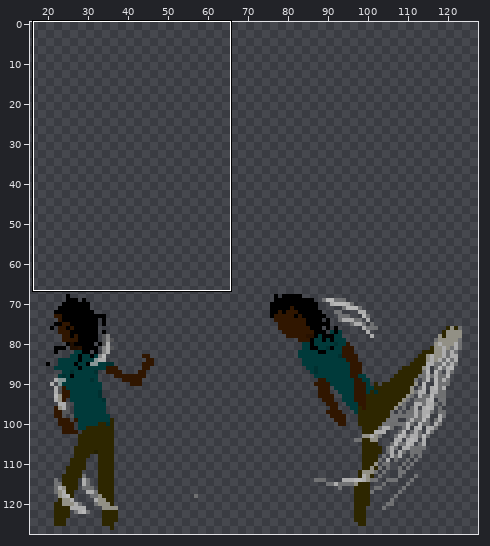
Two versions of one sprite sheet, gdx-game-android/assets/hero-attack-2.png. Above: a wide view before the commit, with the close-up outlined.
Close-up. Before the edit:
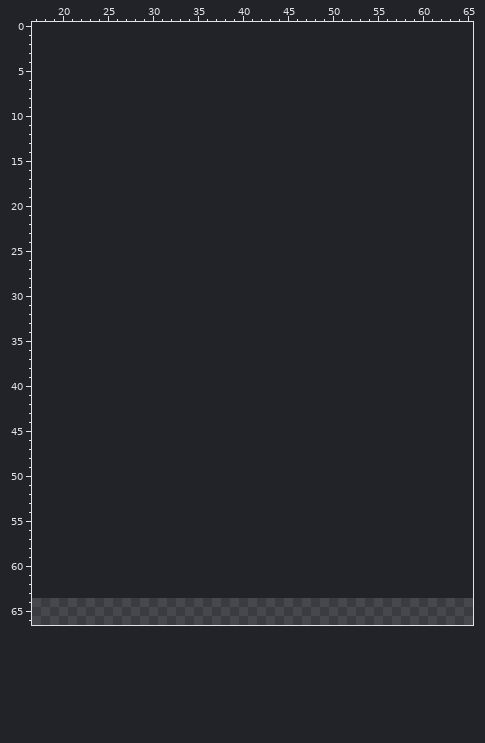
The file is 128x64 pixels. Pixels under 10% opacity are left out. Colours within 5 levels of each other are drawn and written as one. Shown: x 17..65, y 0..66. The old version is drawn lined up with the new one, on the new canvas. The wide view leaves out empty margins. The commit also changed other parts of the picture, which this record leaves out.
New version:
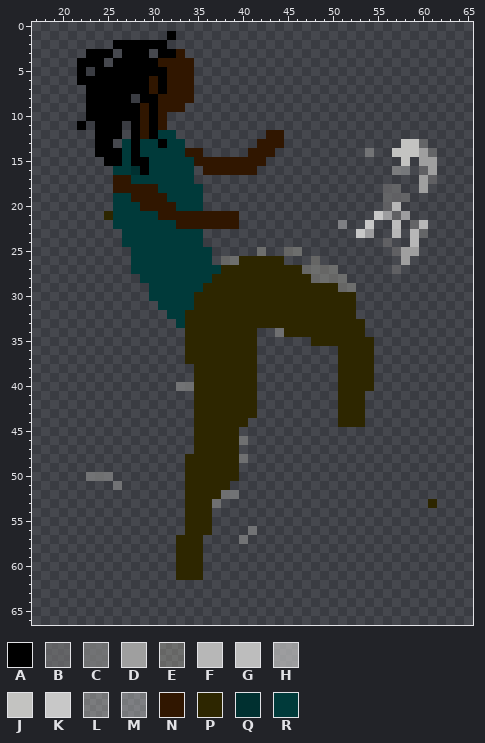
Palette (. is transparent): A #000000  B #757575a3  C #858585b4  D #9f9f9f  E #b3b1a35c  F #b7b7b7  G #bdbdbd  H #c1c1c1b4  J #c3c3c1  K #c8c8c8  L #d8d7d35c  M #e1e1e15c  N #301600  P #2d2600  Q #003030  R #003a3a
Difference:
canvas 128x64 -> 128x128, the old top-left corner now at 0,64
@@ x 17..65 @@
  0 .................................................
- 1 .................................................
- 2 .................................................
- 3 .................................................
- 4 .................................................
- 5 .................................................
- 6 .................................................
- 7 .................................................
- 8 .................................................
- 9 .................................................
-10 .................................................
-11 .................................................
-12 .................................................
-13 .................................................
-14 .................................................
-15 .................................................
-16 .................................................
-17 .................................................
-18 .................................................
-19 .................................................
-20 .................................................
-21 .................................................
-22 .................................................
-23 .................................................
-24 .................................................
-25 .................................................
-26 .................................................
-27 .................................................
-28 .................................................
-29 .................................................
-30 .................................................
-31 .................................................
-32 .................................................
-33 .................................................
-34 .................................................
-35 .................................................
-36 .................................................
-37 .................................................
-38 .................................................
-39 .................................................
-40 .................................................
-41 .................................................
-42 .................................................
-43 .................................................
-44 .................................................
-45 .................................................
-46 .................................................
-47 .................................................
-48 .................................................
-49 .................................................
-50 .................................................
-51 .................................................
-52 .................................................
-53 .................................................
-54 .................................................
-55 .................................................
-56 .................................................
-57 .................................................
-58 .................................................
-59 .................................................
-60 .................................................
-61 .................................................
+ 1 ...............A.................................
+ 2 .........AAAAAA..................................
+ 3 ......AAA.AAA.AAN................................
+ 4 .....AAA.AAAAANNNN...............................
+ 5 .....A.AAAAAAAANNN...............................
+ 6 .....AAAAAAAANANNN...............................
+ 7 ......AAAAAAANANNN...............................
+ 8 ......AAAAA.AANNNN...............................
+ 9 ......AAAAAANANNN................................
+10 ......AAAAAANAN..................................
+11 .....A.AAA.ANAN..................................
+12 .......AAA.ANARR..........NN.....................
+13 .......AA.RARRARR........NNN.............JJB.....
+14 .......AAARARRRRRNN.....NNN..........L..JJJDB....
+15 ........AARAARRRRRNNNNNNNN...............J.DD....
+16 .........RRQARRRRR.NNNNNN...............LM.BD....
+17 .........NNRRRRRRR.........................DB....
+18 .........NNNNNRRRRR....................BB..D.....
+19 .........RRNNNNRRRR....................BBB.......
+20 .........RRRNNNNRRR....................BF........
+21 ........PRRRRRNNNNNNNNN...............KHBH.......
+22 .........RRRRRRRNNNNNNN...........M..K..G.BF.....
+23 ..........RRRRRRRRR.................KH..F.FB.....
+24 ..........RRRRRRRRR....................B..F......
+25 ...........RRRRRRRRR.....E..EE..........BDD......
+26 ...........RRRRRRRRR.EEPPPPP...E.........D.......
+27 ...........RRRRRRRRRRPPPPPPPPPEEEE......B........
+28 ............RRRRRRRRPPPPPPPPPPPEEEE..............
+29 .............RRRRRRPPPPPPPPPPPPPPPEE.............
+30 .............RRRRRPPPPPPPPPPPPPPPPPP.............
+31 ..............RRRRPPPPPPPPPPPPPPPPPP.............
+32 ...............RRPPPPPPPPPPPPPPPPPPP.............
+33 ................RPPPPPPPPPPPPPPPPPPPP............
+34 .................PPPPPPPP..CPPPPPPPPP............
+35 .................PPPPPPPP......PPPPPPP...........
+36 .................PPPPPPPP.........PPPP...........
+37 .................PPPPPPPP.........PPPP...........
+38 ..................PPPPPPP.........PPPP...........
+39 ..................PPPPPPP.........PPPP...........
+40 ................CCPPPPPPP.........PPPP...........
+41 ..................PPPPPPP.........PPP............
+42 ..................PPPPPPP.........PPP............
+43 ..................PPPPPPP.........PPP............
+44 ..................PPPPPP..........PPP............
+45 ..................PPPPP..........................
+46 ..................PPPPPC.........................
+47 ..................PPPPP..........................
+48 .................PPPPPPC.........................
+49 .................PPPPPP..........................
+50 ......CCC........PPPPPP..........................
+51 .........C.......PPPPP...........................
+52 .................PPPPCC..........................
+53 .................PPPC.......................P....
+54 .................PPP.............................
+55 .................PPP.............................
+56 .................PPP....C........................
+57 ................PPP....C.........................
+58 ................PPP..............................
+59 ................PPP..............................
+60 ................PPP..............................
+61 ................PPP..............................
 62 .................................................
Where, in picture pixels (left, top, right, bottom), the same in both close-ups:
added: (77, 31, 437, 580)
